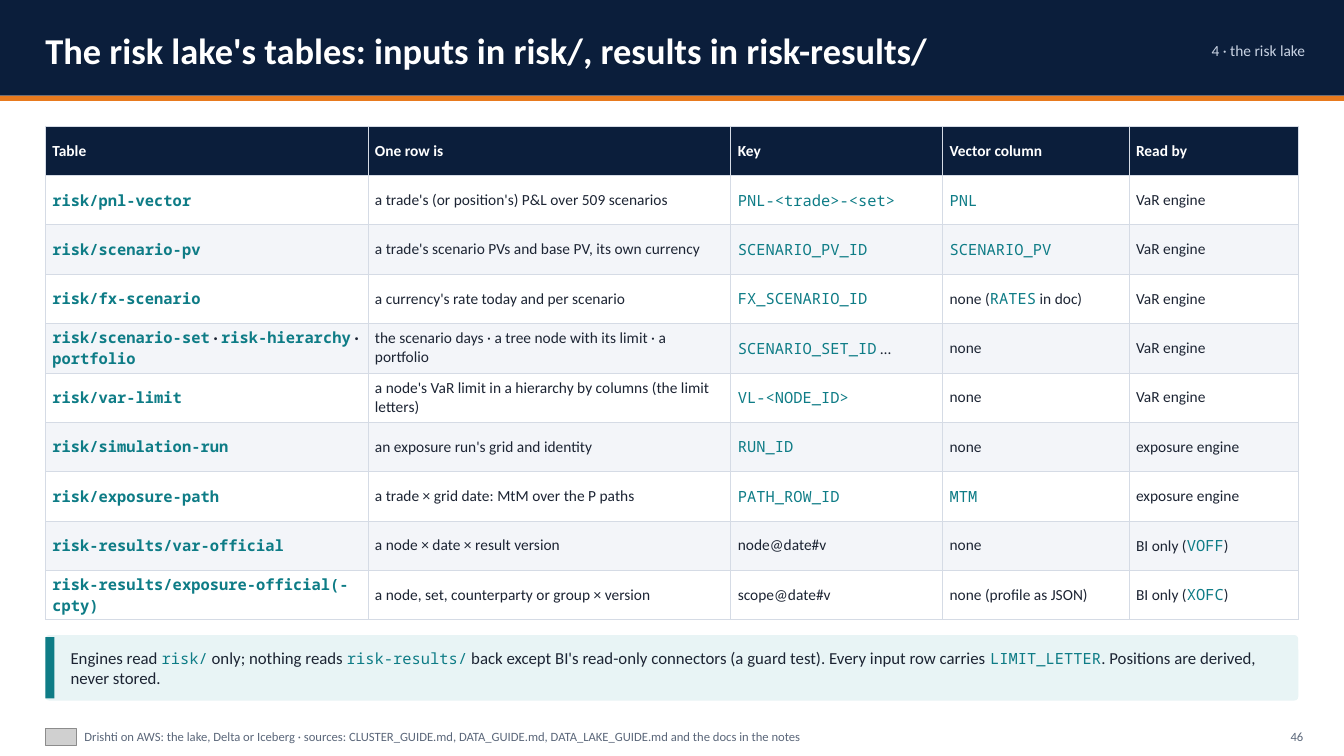
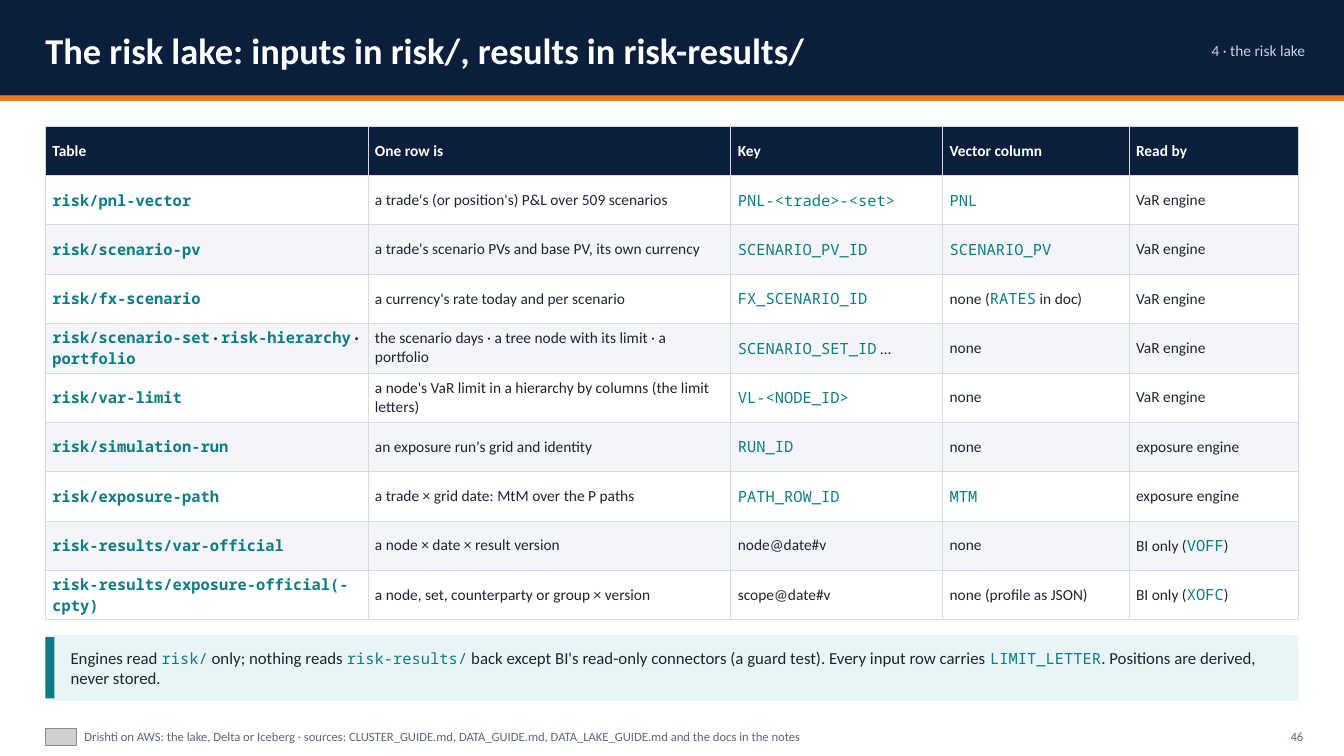
Before and after one commit to ajsinha/drishti, a slide deck: slide 46 of docs/publications/Drishti-on-AWS.pptx. Drawn at 1344x756 pixels with LibreOffice and Linux fonts; fonts in the diff are those of the drawing; grey boxes stand for pictures. Boxes give left, top, right and bottom in pixels: in the first picture for what was removed or moved away, otherwise in the second. Text is boxed around its words. In the diff, an @@ line names an element or a change of style, - is before the commit and + after.

Commit message:
Decks: slogan pair, live results and blotters, source systems, Pack designer modes, storage parity and retention, the top bar; AWS titles and table fit

```diff
--- a/docs/publications/Drishti-on-AWS.pptx
+++ b/docs/publications/Drishti-on-AWS.pptx
@@ text at <box>45,38,804,70</box>: text changed @@
-The risk lake's tables: inputs in risk/, results in risk-results/
+The risk lake: inputs in risk/, results in risk-results/
```
Also in this commit, not shown: 53 other slides changed, 3 slides added, 5 other files.
